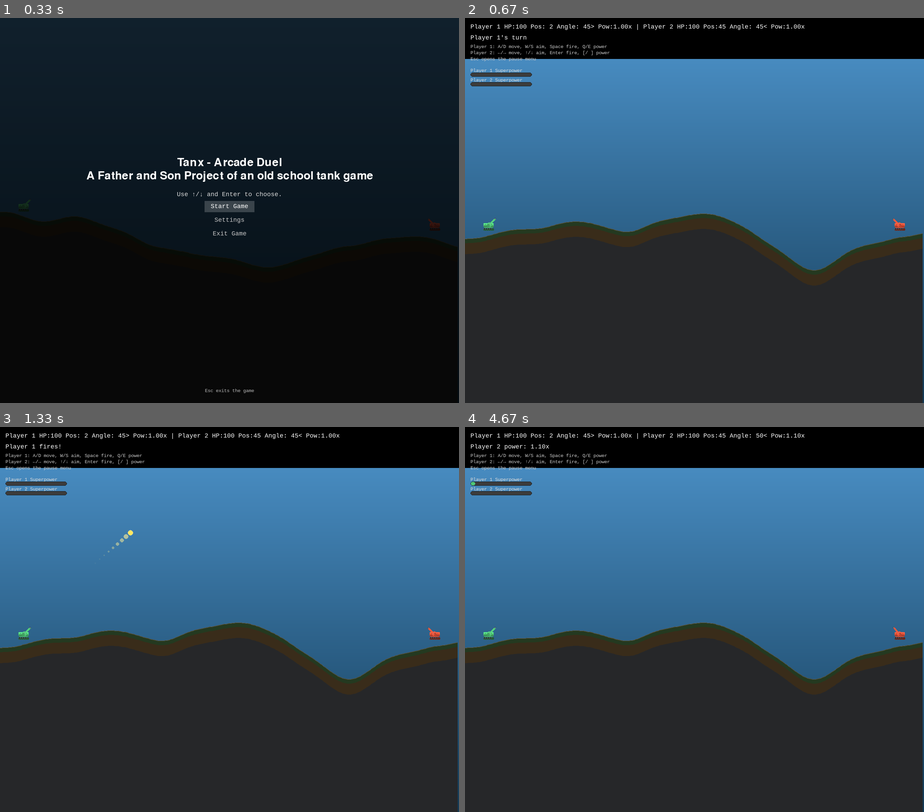
Above: before the commit, frames 1-4 (two rows, left to right).
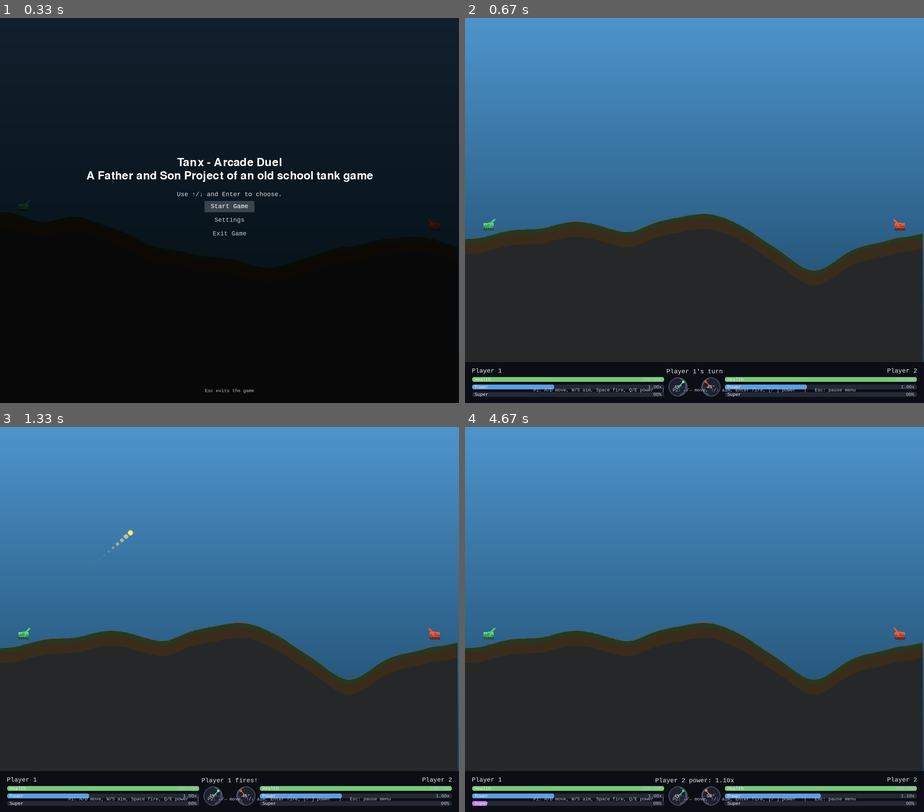
Above: after the commit, the same moments.

Repository: CKone/tanx-game
Game: pygame game, started from main.py
Two runs of this game, one before a commit and one after it. Both use one fixed random seed, a clock stepped at 60 frames per second and the inputs below.
Inputs:
- Up to frame 1 (0.33 s): no input
- Up to frame 2 (0.67 s): tap Enter at 0.33 s
- Up to frame 3 (1.33 s): tap Space at 0.67 s
- Up to frame 4 (4.67 s): hold Up 4.07-4.53 s; tap  at 4.57 s

Frame 1 is identical in both runs. In frame 2, 19% of the frame differs, in the area x 0-100%, y 0-100%; in frame 3, 19%; in frame 4, 19%.

Commit message:
Added a cool lookin GUI at the bottum of the playfield

Diff:
--- a/tanx_game/pygame/menus.py
+++ b/tanx_game/pygame/menus.py
@@ -1,57 +1,239 @@
 """Menu and HUD rendering helpers for the pygame client."""
 
 from __future__ import annotations
+
+import math
 
 import pygame
 
 
 def draw_ui(app) -> None:
     surface = app.screen
-    tank_panel = " | ".join(tank.info_line() for tank in app.logic.tanks)
-    panel_surface = app.font_regular.render(tank_panel, True, pygame.Color("white"))
-    message_surface = app.font_regular.render(app.message, True, pygame.Color("white"))
-
-    panel_bg = pygame.Rect(0, 0, surface.get_width(), app.ui_height)
-    pygame.draw.rect(surface, pygame.Color(0, 0, 0, 180), panel_bg)
-
-    surface.blit(panel_surface, (16, 16))
-    surface.blit(message_surface, (16, 48))
-
-    instructions = [
-        "Player 1: A/D move, W/S aim, Space fire, Q/E power",
-        "Player 2: ←/→ move, ↑/↓ aim, Enter fire, [/ ] power",
-        "Esc opens the pause menu",
+    width, height = surface.get_size()
+    panel_height = app.ui_height
+    panel_top = height - panel_height
+
+    # Draw a translucent panel at the bottom of the screen
+    overlay = pygame.Surface((width, panel_height), pygame.SRCALPHA)
+    overlay.fill((10, 12, 20, 235))
+    surface.blit(overlay, (0, panel_top))
+
+    stats_top = panel_top + 16
+    section_padding = 20
+    bar_height = 16
+    bar_spacing = 6
+    text_color = pygame.Color(230, 230, 230)
+    text_muted = pygame.Color(180, 188, 200)
+
+    def clamp(value: float, minimum: float = 0.0, maximum: float = 1.0) -> float:
+        return max(minimum, min(maximum, value))
+
+    def angle_to_screen(angle_deg: float, facing: int) -> float:
+        if facing >= 0:
+            return math.radians(angle_deg)
+        return math.radians(180 - angle_deg)
+
+    def draw_angle_dial(center: tuple[int, int], radius: int, tank, tank_index: int) -> None:
+        base_color = pygame.Color(30, 34, 48)
+        ring_color = pygame.Color(80, 86, 110)
+        guide_color = pygame.Color(55, 62, 84)
+        accent = pygame.Color(app.tank_colors[tank_index % len(app.tank_colors)])
+        if tank_index == app.current_player:
+            accent = pygame.Color(
+                min(255, accent.r + 40),
+                min(255, accent.g + 40),
+                min(255, accent.b + 40),
+            )
+
+        pygame.draw.circle(surface, base_color, center, radius)
+        pygame.draw.circle(surface, ring_color, center, radius, width=2)
+
+        arc_rect = pygame.Rect(
+            center[0] - radius + 3,
+            center[1] - radius + 3,
+            (radius - 3) * 2,
+            (radius - 3) * 2,
+        )
+        min_angle = angle_to_screen(tank.min_angle, tank.facing)
+        max_angle = angle_to_screen(tank.max_angle, tank.facing)
+        start_angle, end_angle = sorted((min_angle, max_angle))
+        pygame.draw.arc(surface, ring_color, arc_rect, start_angle, end_angle, 2)
+
+        zero_angle = angle_to_screen(0, tank.facing)
+        zero_end = (
+            center[0] + int(math.cos(zero_angle) * (radius - 6)),
+            center[1] - int(math.sin(zero_angle) * (radius - 6)),
+        )
+        pygame.draw.line(surface, guide_color, center, zero_end, 2)
+
+        turret_angle = angle_to_screen(tank.turret_angle, tank.facing)
+        pointer_end = (
+            center[0] + int(math.cos(turret_angle) * (radius - 6)),
+            center[1] - int(math.sin(turret_angle) * (radius - 6)),
+        )
+        pygame.draw.line(surface, accent, center, pointer_end, 3)
+        pygame.draw.circle(surface, accent, pointer_end, 4)
+
+        angle_surface = app.font_small.render(f"{tank.turret_angle}°", True, text_color)
+        angle_rect = angle_surface.get_rect(center=center)
+        surface.blit(angle_surface, angle_rect)
+
+    def draw_progress_bar(
+        bar_rect: pygame.Rect,
+        ratio: float,
+        label: str,
+        value_text: str,
+        fill_color: pygame.Color,
+    ) -> None:
+        pygame.draw.rect(surface, pygame.Color(36, 40, 54), bar_rect, border_radius=6)
+        fill_width = int(bar_rect.width * clamp(ratio))
+        if fill_width > 0:
+            fill_rect = pygame.Rect(bar_rect.left, bar_rect.top, fill_width, bar_rect.height)
+            pygame.draw.rect(surface, fill_color, fill_rect, border_radius=6)
+        pygame.draw.rect(surface, pygame.Color(14, 16, 24), bar_rect, width=1, border_radius=6)
+
+        label_surface = app.font_small.render(label, True, text_color)
+        label_rect = label_surface.get_rect(left=bar_rect.left + 8, centery=bar_rect.centery)
+        surface.blit(label_surface, label_rect)
+
+        value_surface = app.font_small.render(value_text, True, text_muted)
+        value_rect = value_surface.get_rect(right=bar_rect.right - 8, centery=bar_rect.centery)
+        surface.blit(value_surface, value_rect)
+
+    tanks = list(app.logic.tanks)
+    if not tanks:
+        return
+
+    section_width = width // len(tanks)
+
+    for idx, tank in enumerate(tanks):
+        section_left = idx * section_width
+        section_right = (
+            section_left + section_width if idx < len(tanks) - 1 else width
+        )
+        inner_left = section_left + section_padding
+        inner_right = section_right - section_padding
+        available_width = max(1, inner_right - inner_left)
+        dial_radius = clamp(available_width / 6, 18, 28)
+        dial_radius = int(dial_radius)
+        name_surface = app.font_regular.render(tank.name, True, text_color)
+        name_y = stats_top
+        name_x = inner_left if idx == 0 else max(inner_left, inner_right - name_surface.get_width())
+        surface.blit(name_surface, (name_x, name_y))
+
+        center_layout = False
+        if idx == 0:
+            dial_center_x = inner_right - dial_radius
+            bar_area_left = inner_left
+            bar_area_right = dial_center_x - dial_radius - 12
+        else:
+            dial_center_x = inner_left + dial_radius
+            bar_area_left = dial_center_x + dial_radius + 12
+            bar_area_right = inner_right
+
+        if bar_area_right - bar_area_left < 120:
+            # Fallback to a centered layout if the screen is too narrow
+            bar_area_left = inner_left
+            bar_area_right = inner_right
+            dial_center_x = (inner_left + inner_right) // 2
+            center_layout = True
+
+        bar_left = int(bar_area_left)
+        bar_right = int(bar_area_right)
+        if bar_right <= bar_left:
+            bar_left = inner_left
+            bar_right = inner_right
+        max_bar_width = max(1, inner_right - inner_left)
+        bar_width = max(60, min(bar_right - bar_left, max_bar_width))
+        bar_right = bar_left + bar_width
+        if bar_right > inner_right:
+            bar_right = inner_right
+            bar_left = bar_right - bar_width
+        if bar_left < inner_left:
+            bar_left = inner_left
+            bar_right = min(inner_right, bar_left + bar_width)
+        bar_width = bar_right - bar_left
+        if bar_width <= 0:
+            bar_width = max(60, max_bar_width // 2)
+            bar_left = inner_left
+            bar_right = min(inner_right, bar_left + bar_width)
+
+        bar_total_height = bar_height * 3 + bar_spacing * 2
+        if center_layout:
+            dial_center_y = name_y + name_surface.get_height() + dial_radius + 6
+            bar_top = dial_center_y + dial_radius + 10
+        else:
+            bar_top = name_y + name_surface.get_height() + 6
+            dial_center_y = bar_top + bar_total_height // 2
+
+        bar_rects = []
+        current_y = bar_top
+        for _ in range(3):
+            rect = pygame.Rect(bar_left, current_y, bar_width, bar_height)
+            bar_rects.append(rect)
+            current_y += bar_height + bar_spacing
+
+        max_hp = getattr(tank, "max_hp", 100)
+        health_ratio = clamp(tank.hp / max_hp if max_hp else 0)
+        health_color = pygame.Color(210, 80, 80)
+        if tank.hp > max_hp * 0.6:
+            health_color = pygame.Color(120, 200, 120)
+        elif tank.hp > max_hp * 0.3:
+            health_color = pygame.Color(230, 180, 90)
+        draw_progress_bar(
+            bar_rects[0],
+            health_ratio,
+            "Health",
+            f"{int(tank.hp)}/{max_hp}",
+            health_color,
+        )
+
+        power_range = max(0.001, tank.max_power - tank.min_power)
+        power_ratio = clamp((tank.shot_power - tank.min_power) / power_range)
+        power_color = pygame.Color(90, 160, 230)
+        draw_progress_bar(
+            bar_rects[1],
+            power_ratio,
+            "Power",
+            f"{tank.shot_power:.2f}x",
+            power_color,
+        )
+
+        super_ratio = clamp(tank.super_power)
+        super_ready = super_ratio >= 1.0 - 1e-3
+        super_color = pygame.Color(240, 200, 90) if super_ready else pygame.Color(200, 120, 230)
+        super_value = "Ready" if super_ready else f"{int(super_ratio * 100):02d}%"
+        draw_progress_bar(
+            bar_rects[2],
+            super_ratio,
+            "Super",
+            super_value,
+            super_color,
+        )
+
+        draw_angle_dial((dial_center_x, dial_center_y), dial_radius, tank, idx)
+
+    message = app.message or ""
+    if message:
+        message_surface = app.font_regular.render(message, True, text_color)
+        message_rect = message_surface.get_rect(center=(width // 2, panel_top + 28))
+        surface.blit(message_surface, message_rect)
+
+    instruction_parts = [
+        "P1: A/D move, W/S aim, Space fire, Q/E power",
+        "P2: ←/→ move, ↑/↓ aim, Enter fire, [/ ] power",
+        "Esc: pause menu",
     ]
     if app.cheat_enabled:
-        instructions.append("F1 toggles the cheat console")
-    for idx, line in enumerate(instructions):
-        text_surface = app.font_small.render(line, True, pygame.Color(200, 200, 200))
-        surface.blit(text_surface, (16, 76 + idx * 18))
-
-    bar_start_y = 76 + len(instructions) * 18 + 16
-    bar_width = 180
-    bar_height = 12
-    for idx, tank in enumerate(app.logic.tanks):
-        label_surface = app.font_small.render(
-            f"{tank.name} Superpower", True, pygame.Color(220, 220, 220)
-        )
-        label_y = bar_start_y + idx * 28
-        surface.blit(label_surface, (16, label_y))
-
-        bar_rect = pygame.Rect(16, label_y + 14, bar_width, bar_height)
-        pygame.draw.rect(surface, pygame.Color(60, 60, 60), bar_rect, border_radius=6)
-        fill_width = int(bar_width * max(0.0, min(1.0, tank.super_power)))
-        if fill_width > 0:
-            fill_rect = pygame.Rect(bar_rect.left, bar_rect.top, fill_width, bar_height)
-            color = app.tank_colors[idx % len(app.tank_colors)]
-            pygame.draw.rect(surface, color, fill_rect, border_radius=6)
-        pygame.draw.rect(surface, pygame.Color(20, 20, 20), bar_rect, width=1, border_radius=6)
-
-        if tank.super_power >= 1.0:
-            ready_text = "Ready: B bomber, N squad"
-            ready_color = pygame.Color(255, 235, 140) if idx == app.current_player else pygame.Color(210, 210, 210)
-            ready_surface = app.font_small.render(ready_text, True, ready_color)
-            surface.blit(ready_surface, (bar_rect.right + 16, bar_rect.top - 2))
+        instruction_parts.append("F1: cheat console")
+    instructions_text = "   |   ".join(instruction_parts)
+    instructions_surface = app.font_small.render(instructions_text, True, text_muted)
+    instructions_rect = instructions_surface.get_rect(centerx=width // 2)
+    bottom_margin = max(20, panel_height // 4)
+    instructions_rect.bottom = panel_top + panel_height - bottom_margin
+    if instructions_rect.bottom < panel_top + instructions_surface.get_height() + 12:
+        instructions_rect.bottom = panel_top + instructions_surface.get_height() + 12
+    surface.blit(instructions_surface, instructions_rect)
 
     if app.cheat_enabled and app.cheat_menu_visible:
         overlay = pygame.Surface(surface.get_size(), pygame.SRCALPHA)
